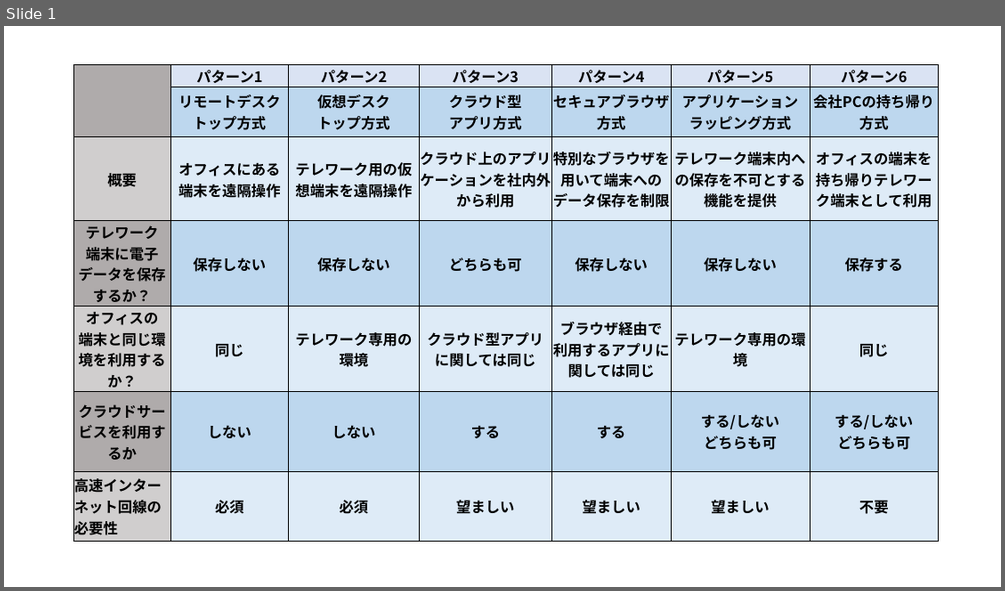
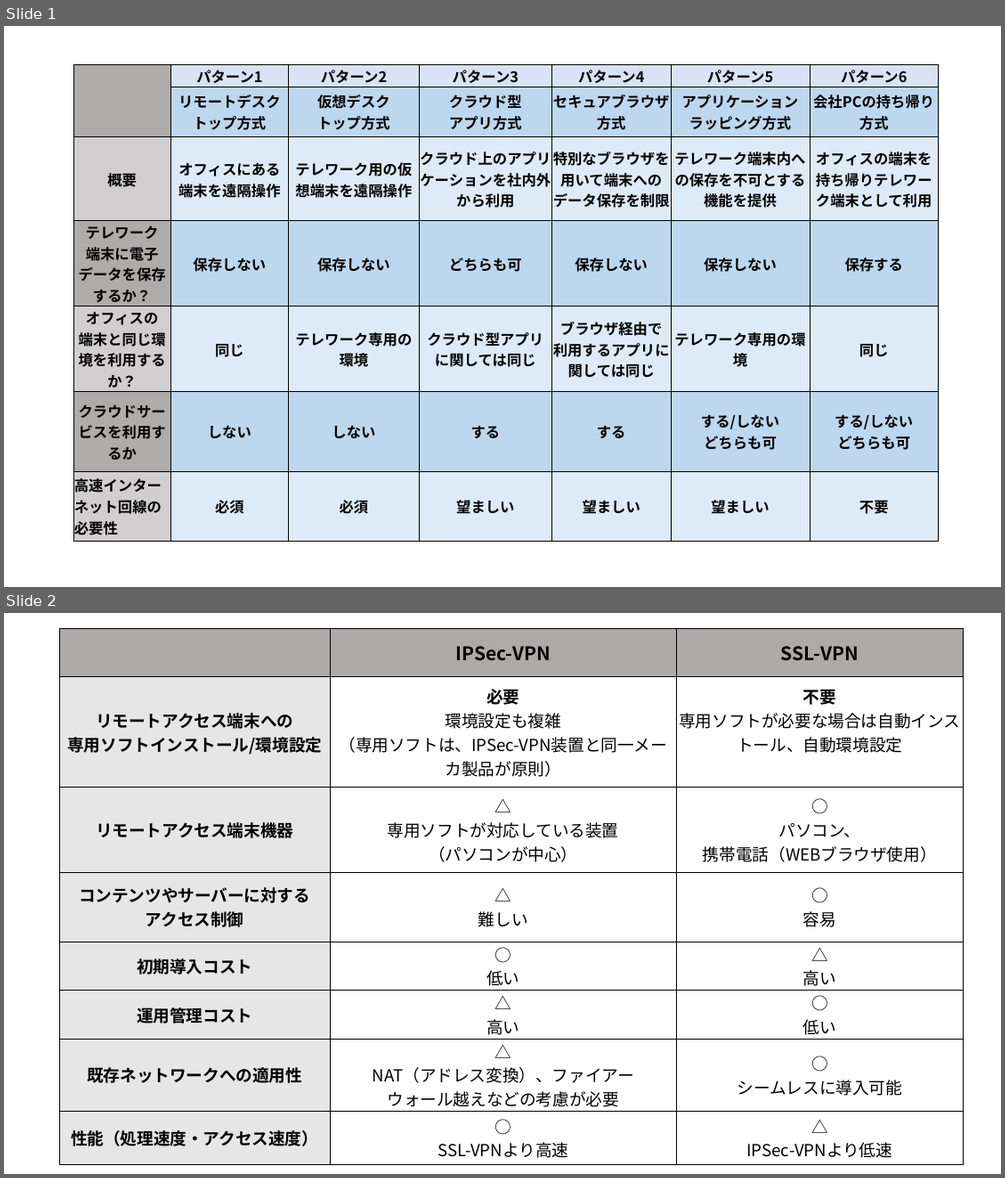
Before and after one commit to Alice-to-Bob/Graduate_School, a slide deck: SUBTHEME/graphs/telework_list.pptx. Shown one above the other, each under a label of ours: slide 1 before the commit, slides 1 and 2 after it. The pictures are 1005x591 and 1005x1178 pixels, drawn with LibreOffice and Linux fonts; fonts in the diff are those of the drawing. Boxes give left, top, right and bottom in pixels: in the first picture for what was removed or moved away, otherwise in the second. Text is boxed around its words. In the diff, an @@ line names an element or a change of style, - is before the commit and + after.

```diff
--- a/SUBTHEME/graphs/telework_list.pptx
+++ b/SUBTHEME/graphs/telework_list.pptx
@@ slide 2 added at (4,613,1001,1174), background #FFFFFF @@
@@ table added at (59,628,963,1161), 8 rows, 3 columns @@
+ | IPSec-VPN | SSL-VPN
+リモートアクセス端末への 専用ソフトインストール/環境設定 | 必要 環境設定も複雑 （専用ソフトは、IPSec-VPN装置と同一メーカ製品が原則） | 不要 専用ソフトが必要な場合は自動インストール、自動環境設定
+リモートアクセス端末機器 | △ / 専用ソフトが対応している装置 （パソコンが中心） | ○ / パソコン、 / 携帯電話（WEBブラウザ使用）
+コンテンツやサーバーに対する アクセス制御 | △ / 難しい | ○ / 容易
+初期導入コスト | ○ / 低い | △ / 高い
+運用管理コスト | △ / 高い | ○ / 低い
+既存ネットワークへの適用性 | △ / NAT（アドレス変換）、ファイアー ウォール越えなどの考慮が必要 | ○ / シームレスに導入可能
+性能（処理速度・アクセス速度） | ○ / SSL-VPNより高速 | △ / IPSec-VPNより低速
```
Also in this commit, not shown: 13 other files.
